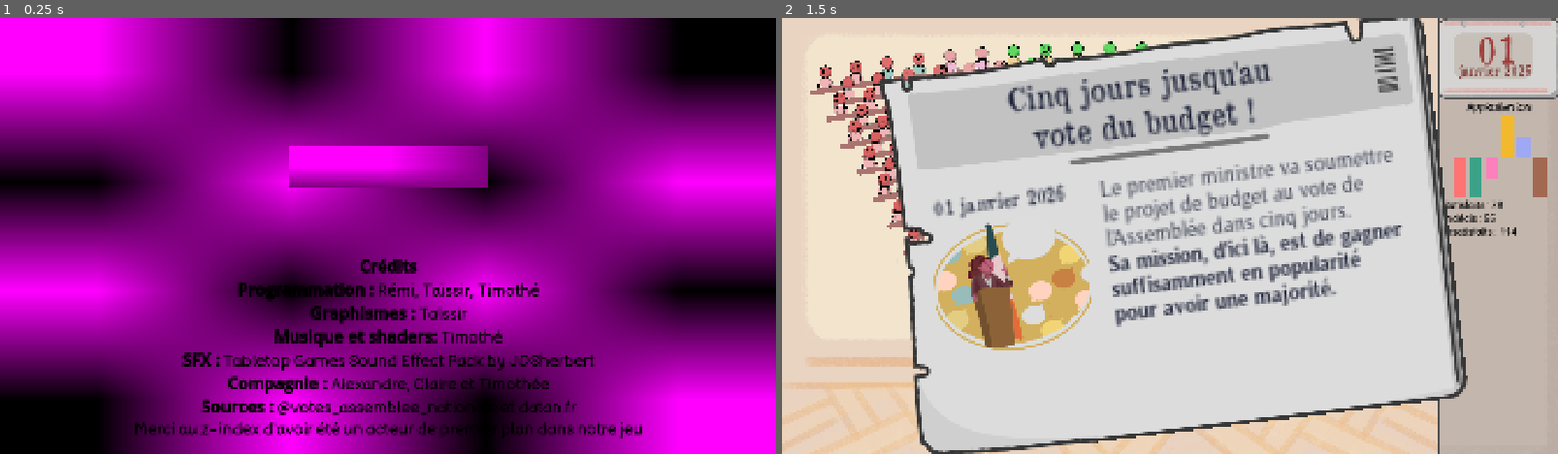
Above: before the commit, frames 1-2 (left to right).
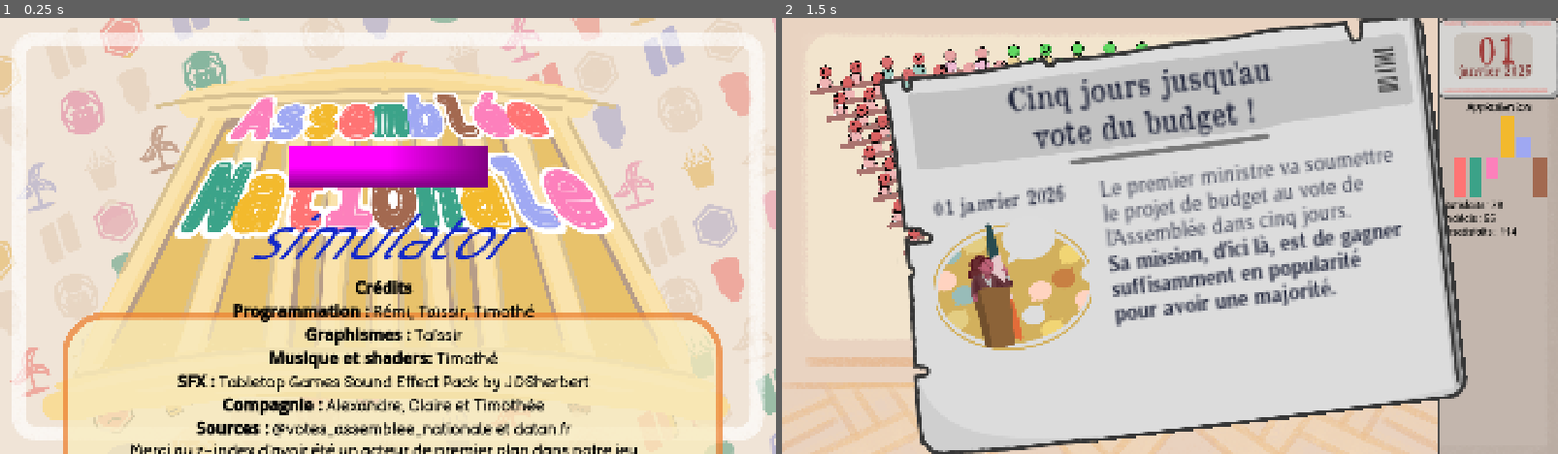
Above: after the commit, the same moments.

Repository: remimorvan/assemblee-nationale-simulator
Game: Godot game, scene res://scenes/begin_screen.tscn
The game is run twice, just before and just after one commit, with the same random seed, the same clock (stepped at 60 frames per second) and the same inputs.
Inputs (mouse positions are in pixels of both pictures, inside the frame that each line leads up to):
- Up to frame 1 (0.25 s): no input
- Up to frame 2 (1.5 s): click (1170, 166) at 0.5 s; tap Enter at 1.25 s; move the mouse to (1495, 157) at 1.27 s; click (1495, 157) at 1.42 s

The runs differ from the first frame. In frame 1, 97% of the frame differs, in the area x 0-100%, y 0-100%; in frame 2, nothing differs.

Commit message:
Welcom Screen

Diff:
--- a/scenes/begin_screen.tscn
+++ b/scenes/begin_screen.tscn
@@ -1,9 +1,8 @@
 [gd_scene load_steps=5 format=3 uid="uid://8odn30sfqxiy"]
 
 [ext_resource type="Script" uid="uid://cmec1vfokbkpo" path="res://scripts/begin_screen.gd" id="1_16y60"]
-[ext_resource type="FontFile" uid="uid://0pyo548st5e1" path="res://assets/card/BadComic-Regular.ttf" id="2_4wclw"]
-
-[sub_resource type="PlaceholderTexture2D" id="PlaceholderTexture2D_cg7kj"]
+[ext_resource type="FontFile" uid="uid://cewqm3af8k8sr" path="res://assets/card/BadComic-Regular.ttf" id="2_4wclw"]
+[ext_resource type="Texture2D" uid="uid://dewako0nrpi8p" path="res://assets/screens/welcome_screen.png" id="2_ijkya"]
 
 [sub_resource type="PlaceholderTexture2D" id="PlaceholderTexture2D_16y60"]
 
@@ -23,7 +22,7 @@
 anchor_bottom = 1.0
 grow_horizontal = 2
 grow_vertical = 2
-texture = SubResource("PlaceholderTexture2D_cg7kj")
+texture = ExtResource("2_ijkya")
 
 [node name="TextureButton" type="TextureButton" parent="."]
 custom_minimum_size = Vector2(500, 100)
@@ -47,8 +46,10 @@
 anchor_top = 0.5
 anchor_right = 1.0
 anchor_bottom = 0.5
-offset_top = 45.0
-offset_bottom = 110.0
+offset_left = -12.0
+offset_top = 98.0
+offset_right = -12.0
+offset_bottom = 532.0
 grow_horizontal = 2
 theme_override_fonts/normal_font = ExtResource("2_4wclw")
 bbcode_enabled = true
